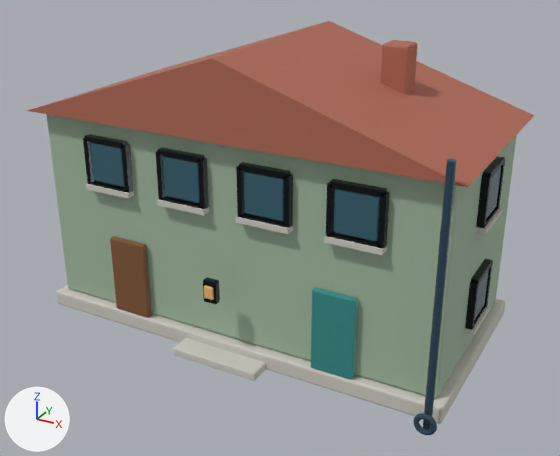
A saved change to the glTF model assets/models/realistic/RES_LOW_2x1_007.glb.
Both versions are drawn from a 50 mm camera at (2.55, -4.61, 3.0) aimed at (0.1, -0.15, 0.77). The axes (+X, +Y, +Z) are drawn at lower left. The lights are the same throughout. The older version comes first. Objects named as collision shapes, trigger or cutter boxes, shadow casters or lower levels of detail are left out. Where no turn or scale is listed for an object, it has been applied to the vertices. Vertices at exactly the same position are counted once.

Script lines for the objects in view, before the commit:
```python
me_cube = bpy.data.meshes.new('Cube')
me_cube.from_pydata(...)  # 1846 vertices, 3364 faces; spans x -1.58..1.58, y -0.94..0.8, z -0.06..2.03
me_cube.materials.append(mat_focus_real_concrete_light)  # light grey #cecbc2
me_cube.materials.append(mat_focus_real_sage)  # grey #a2baa0
me_cube.materials.append(mat_focus_real_glass_dark)  # dark cyan #35616f
me_cube.materials.append(mat_focus_real_terracotta)  # brown #af6955
me_cube.materials.append(mat_focus_real_teal)  # cyan #3c9593
me_cube.materials.append(mat_focus_real_wood)  # brown #815735
me_cube.materials.append(mat_focus_real_black)  # black #1d2124
me_cube.materials.append(mat_focus_real_window_warm)  # orange #eab86f
me_cube.materials.append(mat_focus_real_navy)  # dark blue #355065
ob_res_low_2x1_007_visual = bpy.data.objects.new('RES_LOW_2x1_007_Visual', me_cube)
ob_res_low_2x1_007_visual.location = (0.0, 0.0, 0.06)
```
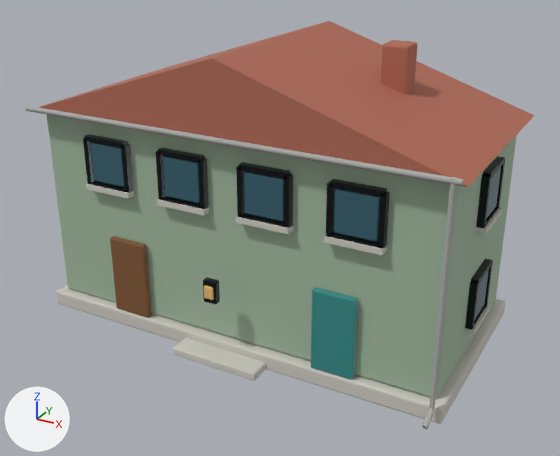
The change in detail:
Material 'FOCUS_REAL_CONCRETE' (mat_focus_real_concrete) is new.
Its base color is (0.42, 0.43, 0.41) (grey #adafac).
Its roughness is 0.88.
me_cube is used by ob_res_low_2x1_007_visual; location (0.0, 0.0, 0.06).
me_cube had 1846 vertices, 3364 faces and spanned x -1.58..1.58, y -0.94..0.8, z -0.06..2.03.
me_cube now has 1734 vertices, 3132 faces and spans x -1.58..1.58, y -0.94..0.8, z -0.06..2.03.
me_cube part 1: a new loose piece, a 16-sided cylinder along z spanning x 1.486..1.518, y -0.826..-0.794, z 0.07..1.543, in mat_focus_real_concrete (grey #adafac).
me_cube part 2: a new loose piece of 32 vertices spanning x 1.48..1.52, y -0.93..-0.8, z -0.01..0.09, in mat_focus_real_concrete (grey #adafac).
me_cube part 3: the loose piece of 192 vertices spanning x 1.42..1.57, y -0.92..-0.89, z -0.05..0.09 is deleted.
Part 4, on me_cube:
25 vertices are removed from x 1.47..1.52, y -0.88..-0.84, z -0.06..1.65.
74 faces are deleted.
3 vertices in x 1.52, y -0.87..-0.86, z 1.65 move by (0.03, 0.06, -0.14).
20 vertices move from x 1.47..1.52, y -0.88..-0.84, z 1.65 to x 1.55, y -0.83..-0.79, z 1.51..1.54.
18 vertices are added at x -1.55..1.55, y -0.81..-0.79, z 1.52..1.54.
23 new vertices lie (-3.1, 0.0, 0.0) away from vertices in x 1.47..1.52, y -0.88..-0.84, z 1.65.
106 new faces join them, mat_focus_real_concrete (grey #adafac).
me_cube no longer uses material mat_focus_real_navy (dark blue #355065).
me_cube gains material mat_focus_real_concrete (grey #adafac).

Pixel boxes [x1, y1, x2, y2] of what changed, in the pictures (560 x 456 px; the box of a moved part takes in the faces that stretch with it):
'RES_LOW_2x1_007_Visual', reshaped: before [27, 21, 535, 435]; after [25, 21, 535, 429]
part 1 of me_cube, added: after [429, 177, 457, 409]
part 2 of me_cube, added: after [422, 408, 435, 429]
part 3 of me_cube, deleted: before [413, 413, 437, 435]
part 4 of me_cube, moved or reshaped: before [423, 159, 457, 429]; after [25, 106, 464, 186]
